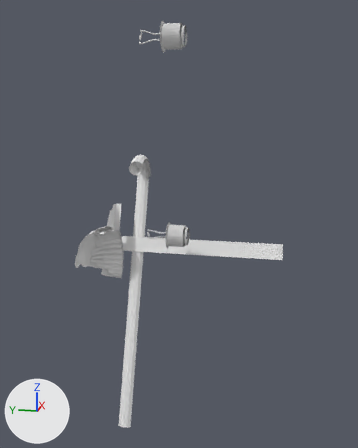
Renders of the OBJ model DarkChaos-Dev/gameitems/Primitive.LM_L_LPR4_Parts.obj from each side of a commit.
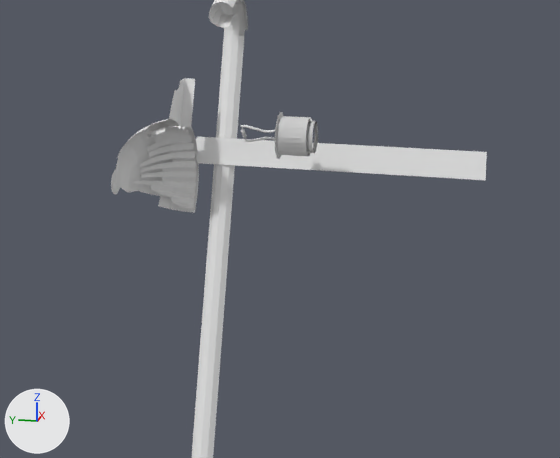
There are two pictures of each version: one whole from a camera (50 mm lens) standing at (-605.0, -224.0, 628.0) and looking at (-251.0, -153.0, 540.0), one close up on the part from 4% to 90% of the width and 36% to 92% of the height. Every picture has the same lights, and +X, +Y and +Z are marked at lower left. Where no turn or scale is listed for an object, it has been applied to the vertices. Vertices at the same position are counted once.

Script lines for the objects in view, before the commit:
```python
me_lm_l_lpr4_parts = bpy.data.meshes.new('LM_L_LPR4_Parts')
me_lm_l_lpr4_parts.from_pydata(...)  # 1466 vertices, 2315 faces; spans x -291.0..-214.0, y -230.0..-79.0, z 385.0..678.0
ob_lm_l_lpr4_parts = bpy.data.objects.new('LM_L_LPR4_Parts', me_lm_l_lpr4_parts)
ob_lm_l_lpr4_parts.location = (0.0, 0.0, 0.0)
```
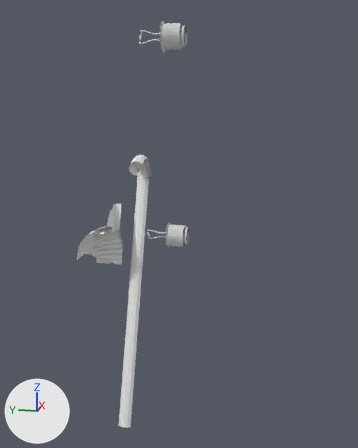
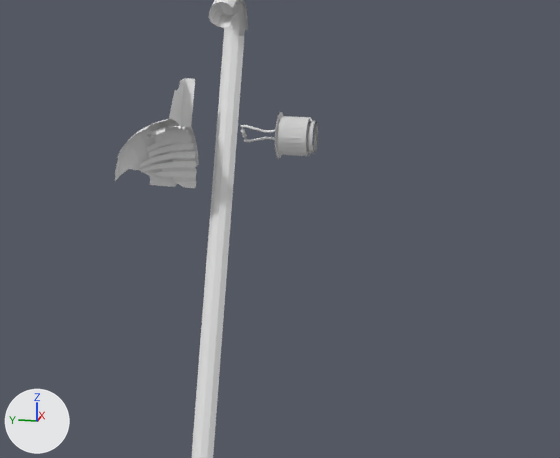
Changed parts and their boxes (x1, y1, x2, y2) in the close-ups (560 x 458 px):
'LM_L_LPR4_Parts', reshaped
    before: (111, 0, 487, 458)
    after: (115, 0, 318, 458)
part 1 of me_lm_l_lpr4_parts, deleted
    before: (196, 137, 487, 180)
part 2 of me_lm_l_lpr4_parts, deleted
    before: (111, 165, 199, 213)

Edits to the bpy script that builds the scene:
```text
Change me_lm_l_lpr4_parts:
    used by ob_lm_l_lpr4_parts; location = (0.0, 0.0, 0.0)
    remove me_lm_l_lpr4_parts.from_pydata(...)  # 1466 vertices, 2315 faces; spans x -291.0..-214.0, y -230.0..-79.0, z 385.0..678.0
    add me_lm_l_lpr4_parts.from_pydata(...)  # 1382 vertices, 2197 faces; spans x -291.0..-214.0, y -163.0..-79.0, z 385.0..678.0
    me_lm_l_lpr4_parts part 1: the loose piece of 14 vertices spanning x -246.0..-241.0, y -230.0..-105.0, z 515.0..526.0 is deleted
    me_lm_l_lpr4_parts part 2
    70 vertices are removed from x -277.0..-244.0, y -107.0..-80.0, z 494.0..518.0
    102 faces are deleted
```
